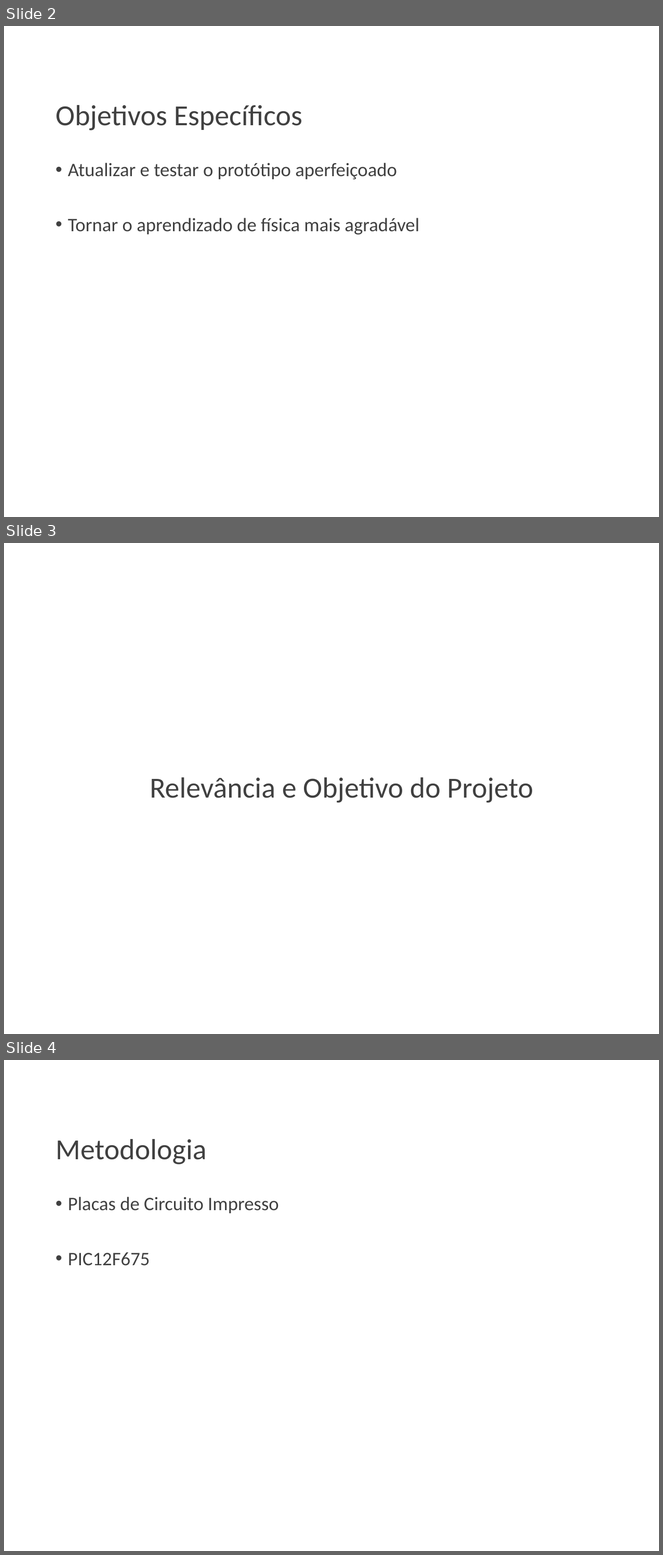
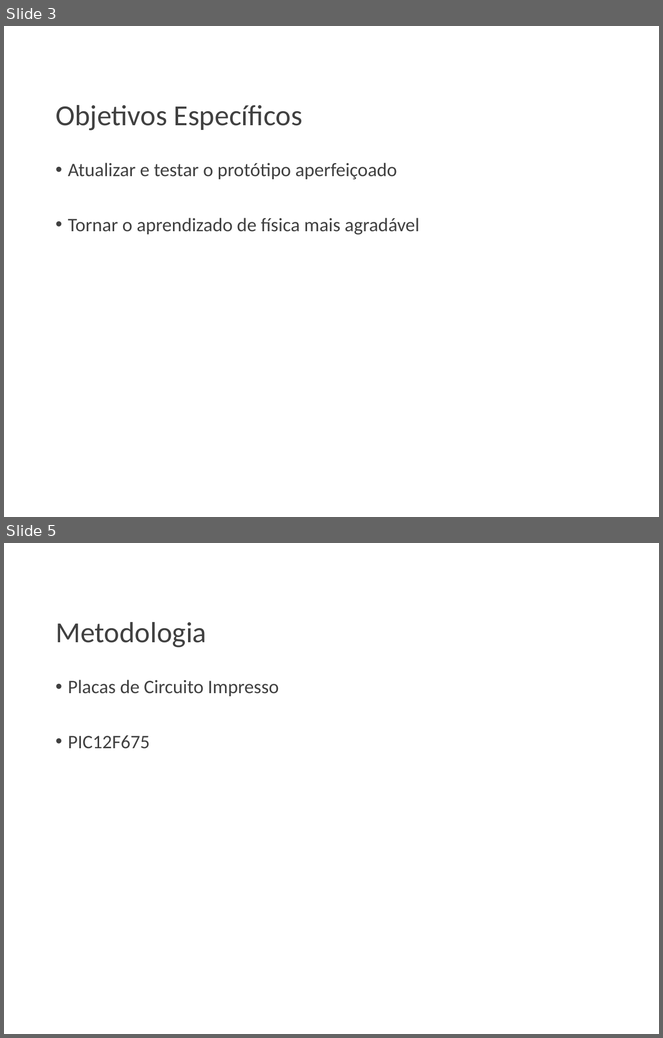
Before and after one commit to ygonb/PIBEX, a slide deck: Vídeo/Slide Lays/Slide Lays.pptx. Shown one above the other, each under a label of ours: slides 2, 3 and 4 before the commit, slides 3 and 5 after it; the slides between them are not shown. The pictures are 663x1555 and 663x1038 pixels, drawn with LibreOffice and Linux fonts; fonts in the diff are those of the drawing; background and template pictures are left out. Boxes give left, top, right and bottom in pixels: in the first picture for what was removed or moved away, otherwise in the second. Text is boxed around its words. In the diff, an @@ line names an element or a change of style, - is before the commit and + after.

```diff
--- a/Vídeo/Slide Lays/Slide Lays.pptx
+++ b/Vídeo/Slide Lays/Slide Lays.pptx
@@ slide 3 removed at <box>4,543,659,1034</box>, background picture (left out) @@
@@ title removed at <box>150,778,533,803</box> @@
-Relevância e Objetivo do Projeto
@@ what was slide 2 is now slide 3 @@
@@ what was slide 4 is now slide 5 @@
```
Also in this commit, not shown: 3 slides added, 34 other files.
